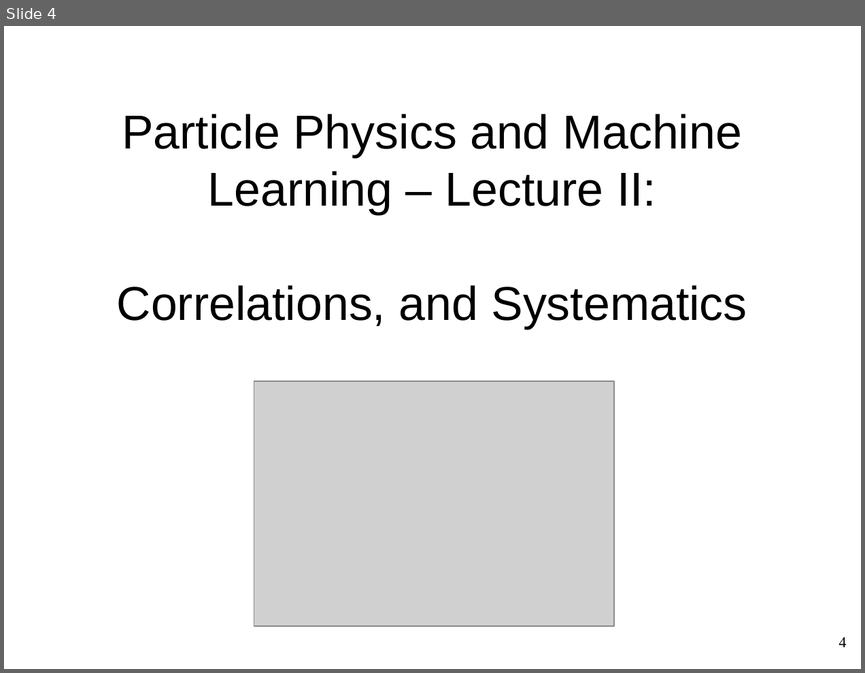
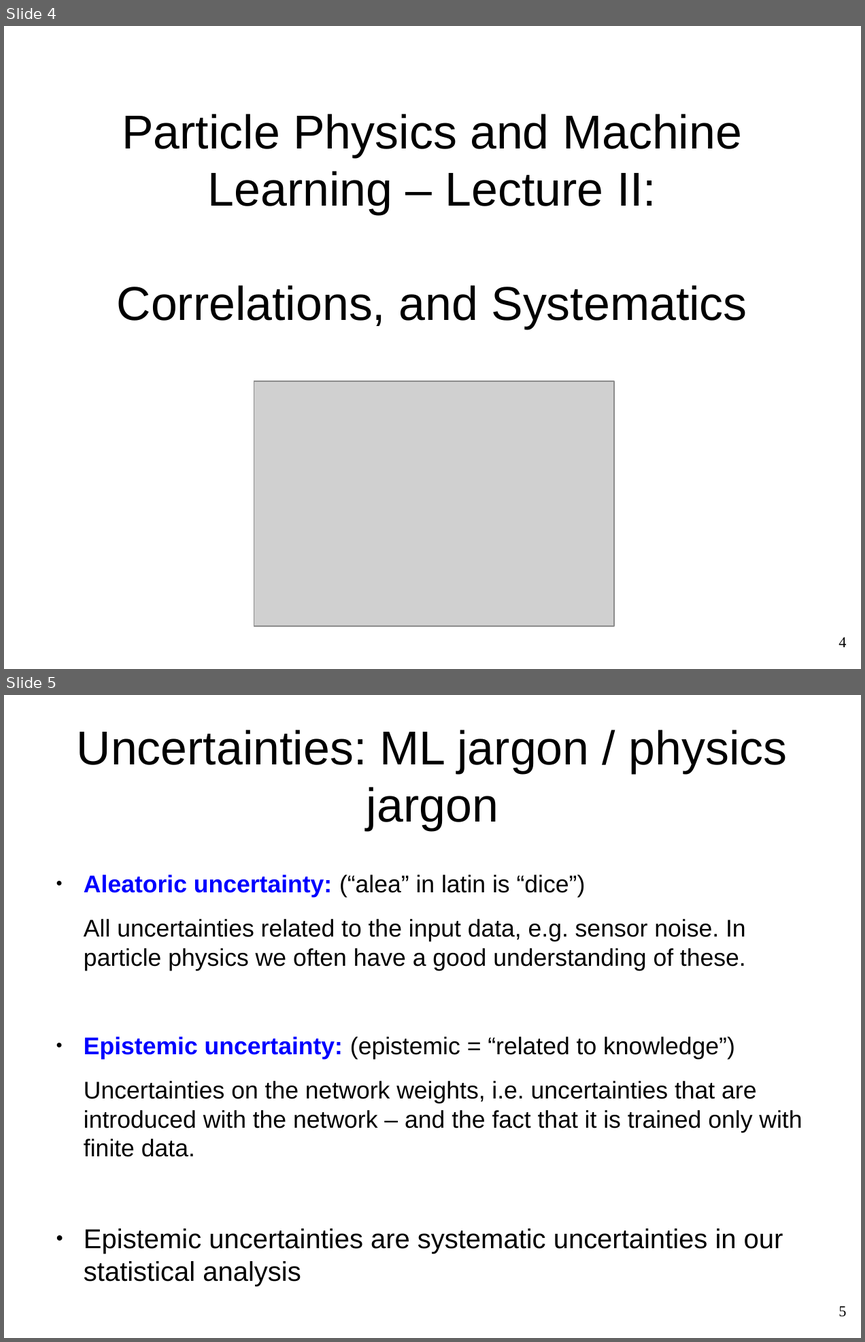
Before and after one commit to WolfgangWaltenberger/winterschool, a slide deck: systematics.odp. Shown one above the other, each under a label of ours: slide 4 before the commit, slides 4 and 5 after it. The pictures are 865x673 and 865x1342 pixels, drawn with LibreOffice and Linux fonts; fonts in the diff are those of the drawing; grey boxes stand for pictures. Boxes give left, top, right and bottom in pixels: in the first picture for what was removed or moved away, otherwise in the second. Text is boxed around its words. In the diff, an @@ line names an element or a change of style, - is before the commit and + after.

```diff
--- a/systematics.odp
+++ b/systematics.odp
@@ slide 5 added at [4, 695, 861, 1338], background #FFFFFF @@
@@ title added at [77, 730, 787, 830], 44 pt, text #000000 @@
+Uncertainties: ML jargon / physics jargon
@@ text added at [84, 875, 802, 1287], 22.4 pt, text #000000 @@
+● Aleatoric uncertainty: (“alea” in latin is “dice”)
+All uncertainties related to the input data, e.g. sensor noise. In particle physics we often have a good understanding of these.
+● Epistemic uncertainty: (epistemic = “related to knowledge”)
+Uncertainties on the network weights, i.e. uncertainties that are introduced with the network – and the fact that it is trained only with finite data.
+● Epistemic uncertainties are systematic uncertainties in our statistical analysis
@@ page number added at [838, 1306, 846, 1317], 14 pt, text #000000 @@
+5
```
Also in this commit, not shown: 1 slide changed, 16 other slides added, 1 slide removed.
